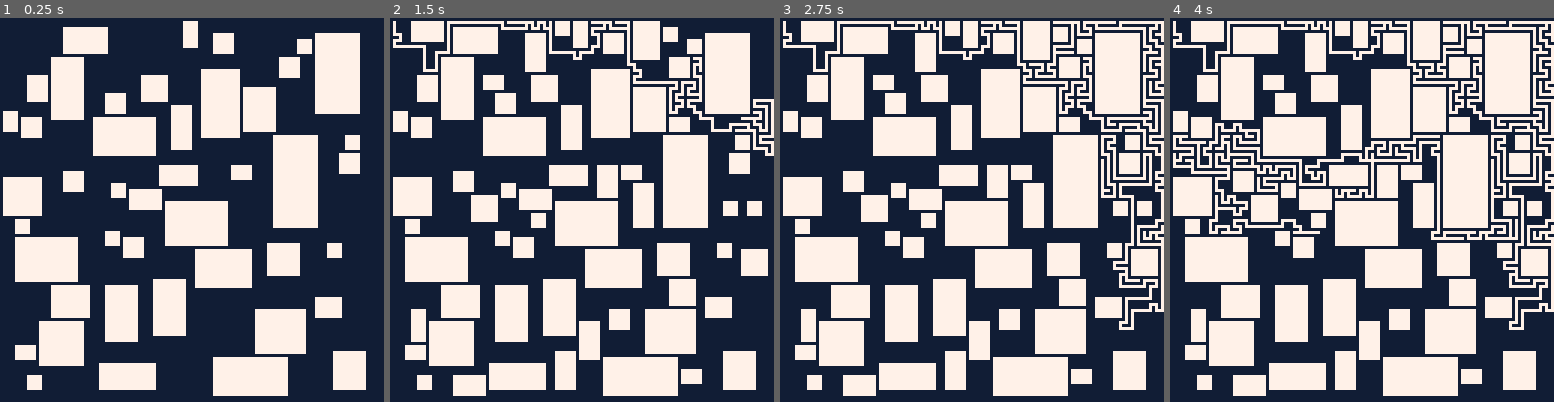
Above: before the commit, frames 1-4 (left to right).
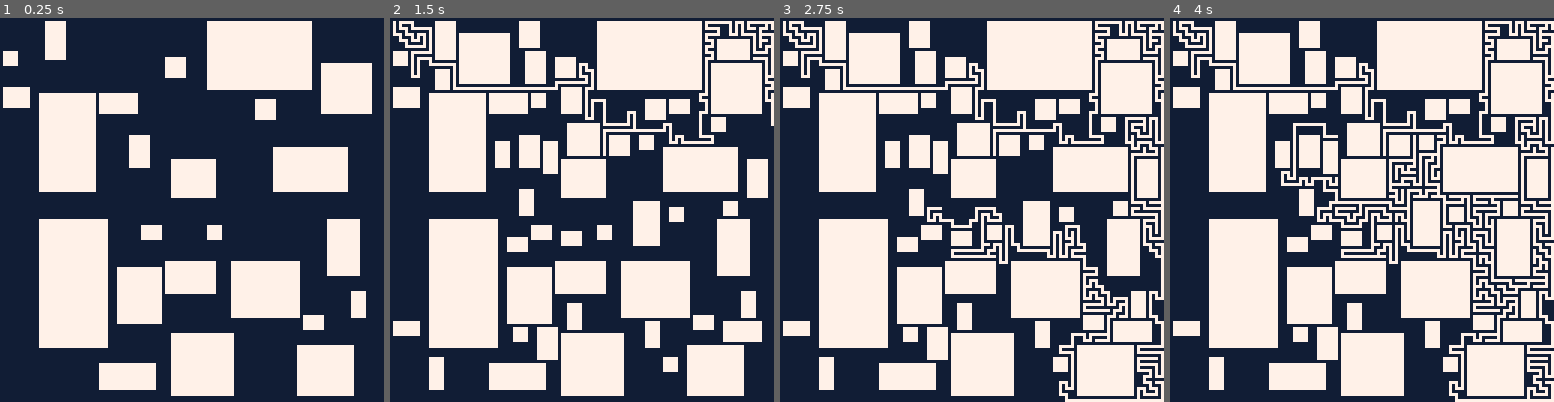
Above: after the commit, the same moments.

Repository: theRenard/PICO-8-Dungeon-Generator
Game: PICO-8 cartridge growing-tree.p8
Two runs of this game, one before a commit and one after it. Both use one fixed random seed, a clock stepped at 60 frames per second and the inputs below.
Inputs:
- Up to frame 1 (0.25 s): no input
- Up to frame 2 (1.5 s): no input
- Up to frame 3 (2.75 s): no input
- Up to frame 4 (4 s): no input

The runs differ from the first frame. In frame 1, 43% of the frame differs, in the area x 0-97%, y 0-99%; in frame 2, 46%, in the area x 0-100%, y 0-99%; in frame 3, 44%; in frame 4, 43%.

Commit message:
Refactor growing-tree.lua and utilities.lua to improve connector handling, enhance region mapping, and streamline duplicate removal logic

Diff:
--- a/growing-tree.lua
+++ b/growing-tree.lua
@@ -34,7 +34,7 @@
 --- room = { x: number, y: number, w: number, h: number }
 --- direction = { x: number, y: number }
 --- region = number
---- connector = string -- x_y
+--- connector = { x: number, y: number }
 
 local drawStep = true
 local method = 3 -- chose_random, chose_oldest, chose_newest
@@ -42,9 +42,9 @@
 local dungeonHeight = 128
 local maxRemovableDeadEnds = 2000
 local numRoomTries = 1000
-local roomExtraSize = 4
+local roomExtraSize = 8
 local bouldersRatio = 0
-local extraConnectorChance = 20
+local extraConnectorChance = 0
 
 -- Tiles
 local wallTile = 0
@@ -59,8 +59,8 @@
 -- regions: 2D array of regions { x: { y: r } }
 local regions = create2dArray(dungeonWidth, dungeonHeight, nil)
 
--- connectorRegions: 2D array of regions { x_y: [ r1, r2 ] }
-local connectorRegions = {}
+-- connectorRegions: 2D array of regions { x: { y: { r1, r2 }}}
+local connectorRegions = create2dArray(dungeonWidth, dungeonHeight, nil)
 local currentRegion = 0
 
 function choseIndex(ceil)
@@ -217,7 +217,7 @@
                 end
             end
             if #_regions >= 2 then
-                connectorRegions[toStr(x, y)] = _regions
+                connectorRegions[x][y] = _regions
             end
         end
     end)
@@ -226,11 +226,13 @@
         drawConnections()
     end
 
-    local connectors = {} -- { x_y, x_y, ... }
-
-    for connector, _ in pairs(connectorRegions) do
-        add(connectors, connector)
-    end
+    local connectors = {} -- {{ x, y }}
+
+    forEachArr2D(dungeon, function(x, y)
+        if connectorRegions[x][y] then
+            add(connectors, { x = x, y = y })
+        end
+    end)
 
     -- Keep track of which regions have been merged. This maps an original
     -- region index to the one it has been merged to.
@@ -243,14 +245,14 @@
 
     while #openRegions > 1 do
         local connector = getRandomItem(connectors)
-        local pos = toVec(connector)
-        addJunction(pos)
-
-        if drawStep then drawDungeon() end
+
+        if connector then
+            addJunction(connector)
+        end
 
         -- Merge the connected regions. We'll pick one region (arbitrarily) and
         -- map all of the other regions to its index.
-        local regions = map(connectorRegions[connector], function(region)
+        local regions = map(connectorRegions[connector.x][connector.y], function(region)
             return merged[region]
         end)
 
@@ -273,28 +275,29 @@
         end
 
         -- Remove any connectors that aren't needed anymore.
-        removeWhere(
-            connectors, function(pos)
-                -- Don't allow connectors right next to each other.
-                if distanceBetween(toVec(connector), toVec(pos)) < 2 then
-                    return true
+        for pos in all(connectors) do
+            -- Don't allow connectors right next to each other.
+            if distanceBetween(connector, pos) < 2 then
+                del(connectors, pos)
+            end
+
+            -- If the connector no long spans different regions, we don't need it.
+            local regions = removeDup(map(
+                connectorRegions[pos.x][pos.y], function(region)
+                    return merged[region]
                 end
-                -- If the connector no long spans different regions, we don't need it.
-                local regions = map(
-                    connectorRegions[pos], function(region)
-                        return merged[region]
-                    end
-                )
-                pqf('regions:', regions)
-                if #regions > 1 then
-                    return false
-                end
-                -- if oneIn(extraConnectorChance) then
-                --     addJunction(connector)
-                -- end
-                return true
-            end
-        )
+            ))
+
+            if #regions > 1 then
+                del(connectors, pos)
+            end
+
+            -- if oneIn(extraConnectorChance) then
+            --     addJunction(pos)
+            -- end
+        end
+
+        if drawStep then drawDungeon() end
     end
 end
 
@@ -349,7 +352,8 @@
 
 function drawConnections()
     forEachArr2D(dungeon, function(x, y)
-        local regions = connectorRegions[x .. '_' .. y]
+        local regions = connectorRegions[x][y]
+
         if regions then
             if #regions == 2 then
                 pset(x, y, 3)
@@ -367,4 +371,4 @@
     removeDeadEnds()
 end
 
-_draw = drawDungeon
+-- _draw = drawDungeon
--- a/utilities.lua
+++ b/utilities.lua
@@ -239,14 +239,17 @@
 	return set
 end
 
-function toVec(str)
-	local x = split(str, "_")[1]
-	local y = split(str, "_")[2]
-	return { x = x, y = y }
-end
-
-function toStr(x, y)
-	return x .. "_" .. y
+function removeDup(table)
+	local set = {}
+	local newTable = {}
+	for _, v in pairs(table) do
+			if not set[v] then
+					add(newTable, v)
+					set[v] = true
+			end
+	end
+	return newTable
+
 end
 
 function slice(table, start, finish)
